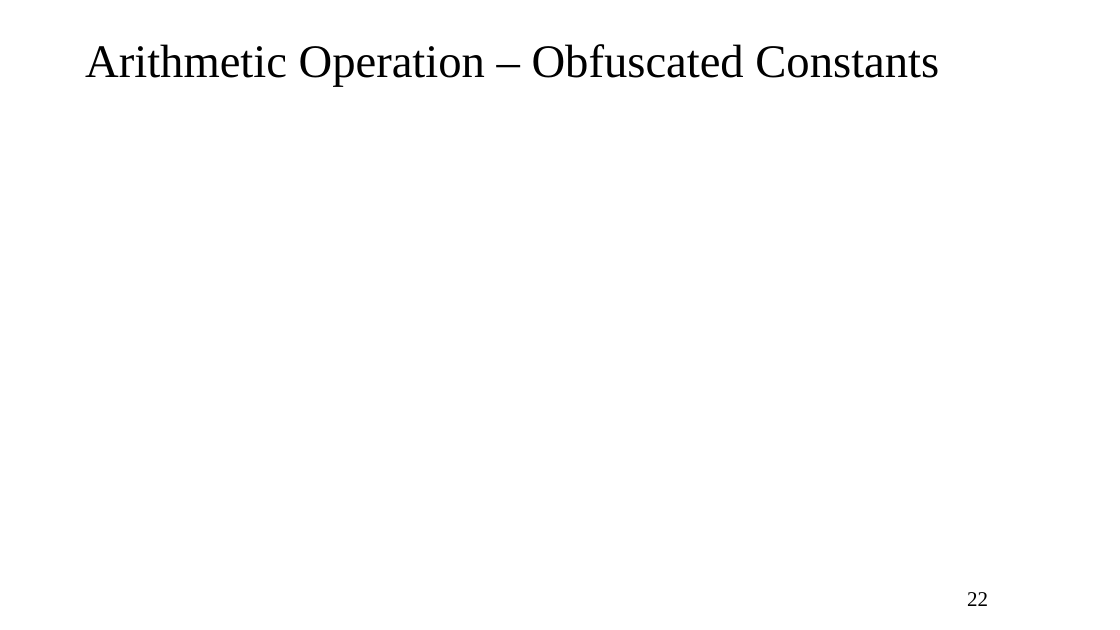
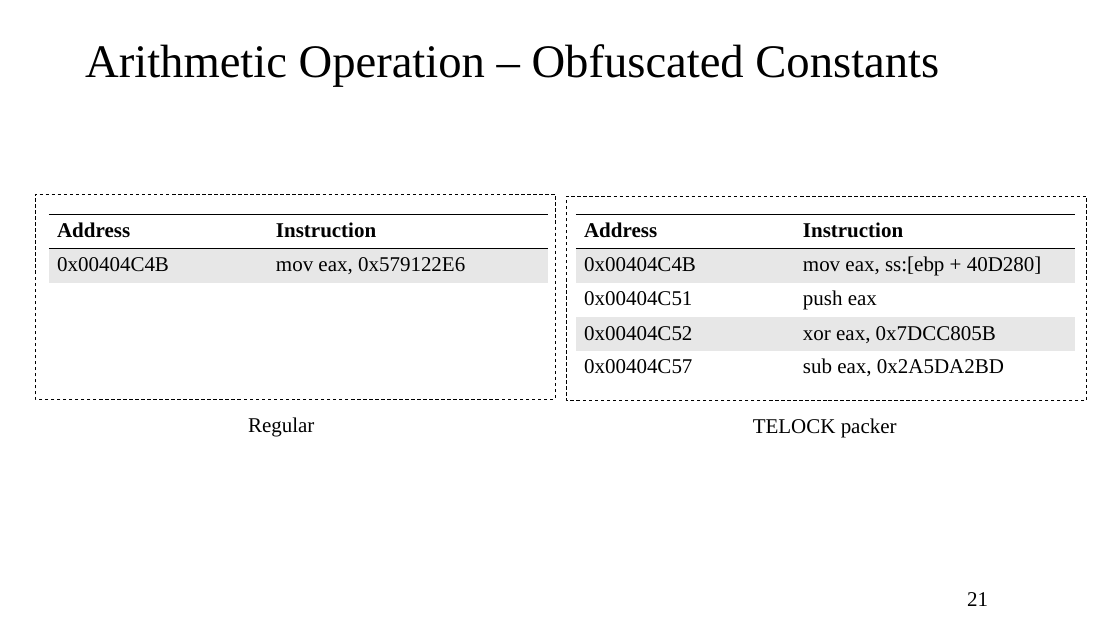
Before and after one commit to bntam/LVTN, a slide deck: slide 21 of Slide/k11-virus-Phong-v1.1.ppt (slide 22 before the commit). Drawn at 1120x630 pixels with LibreOffice and Linux fonts; fonts in the diff are those of the drawing. Boxes give left, top, right and bottom in pixels: in the first picture for what was removed or moved away, otherwise in the second. Text is boxed around its words. In the diff, an @@ line names an element or a change of style, - is before the commit and + after.

```diff
--- a/Slide/k11-virus-Phong-v1.1.ppt
+++ b/Slide/k11-virus-Phong-v1.1.ppt
@@ rectangle added at [35, 194, 555, 399], outline #000000 0.74 pt dashed @@
@@ rectangle added at [567, 196, 1086, 400], outline #000000 0.74 pt dashed @@
@@ table added at [49, 215, 548, 283], 2 rows, 2 columns @@
+Address | Instruction
+0x00404C4B | mov eax, 0x579122E6
@@ table added at [576, 215, 1076, 385], 5 rows, 2 columns @@
+Address | Instruction
+0x00404C4B | mov eax, ss:[ebp + 40D280]
+0x00404C51 | push eax
+0x00404C52 | xor eax, 0x7DCC805B
+0x00404C57 | sub eax, 0x2A5DA2BD
@@ text added at [248, 417, 314, 436], 18 pt, text #000000 @@
+Regular
@@ text added at [753, 418, 897, 438], 18 pt, text #000000 @@
+TELOCK packer
@@ page number at [967, 592, 988, 606]: text changed @@
-22
+21
```
Also in this commit, not shown: 15 other slides changed, 3 slides added, 4 slides removed.
